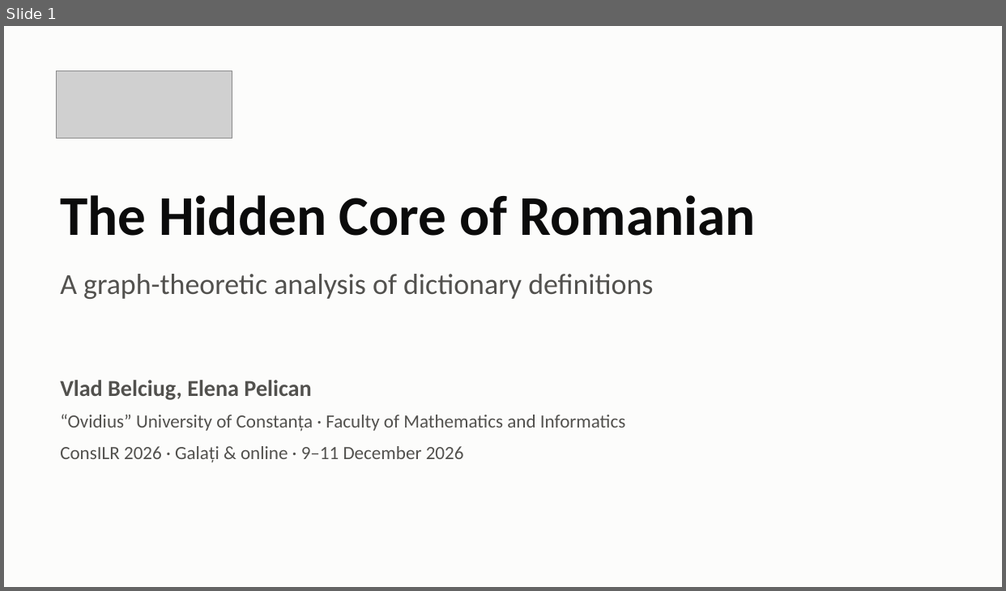
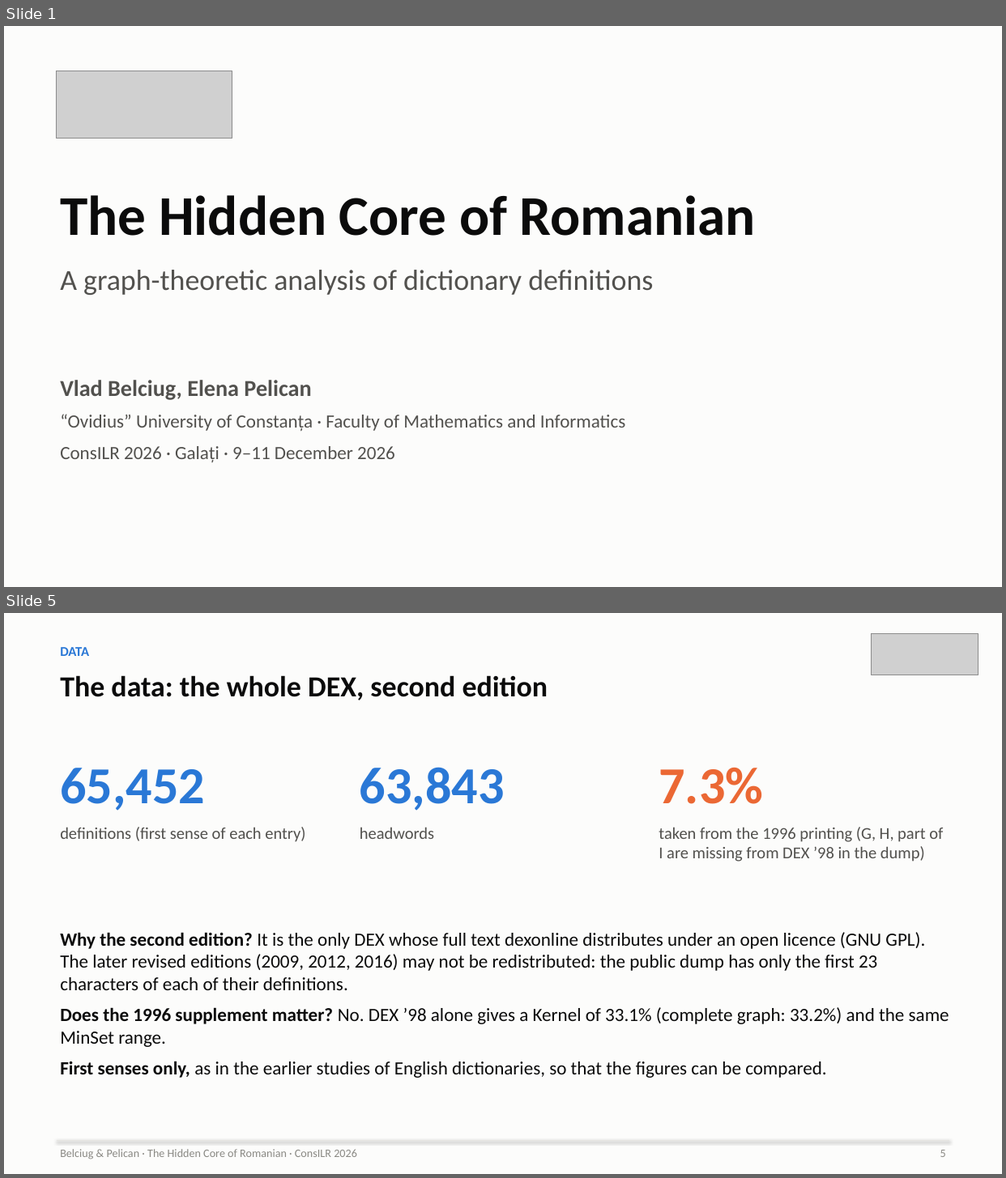
Before and after one commit to ovladon/hidden-core-romanian, a slide deck: slides/HiddenCore_ConsILR2026.pptx. Shown one above the other, each under a label of ours: slide 1 before the commit, slides 1 and 5 after it; the slides between them are not shown. The pictures are 1006x591 and 1006x1178 pixels, drawn with LibreOffice and Linux fonts; fonts in the diff are those of the drawing; grey boxes stand for pictures. Boxes give left, top, right and bottom in pixels: in the first picture for what was removed or moved away, otherwise in the second. Text is boxed around its words. In the diff, an @@ line names an element or a change of style, - is before the commit and + after.

```diff
--- a/slides/HiddenCore_ConsILR2026.pptx
+++ b/slides/HiddenCore_ConsILR2026.pptx
@@ slide 5 added at (x1=4, y1=613, x2=1002, y2=1174), background #FCFCFB @@
@@ picture added at (x1=871, y1=634, x2=978, y2=675) @@
@@ text added at (x1=60, y1=647, x2=89, y2=656), 13 pt, text #2A78D6, bold @@
+DATA
@@ text added at (x1=60, y1=675, x2=548, y2=700), 28 pt, text #0B0B0B, bold @@
+The data: the whole DEX, second edition
@@ text added at (x1=60, y1=768, x2=205, y2=811), 50 pt, text #2A78D6, bold @@
+65,452
@@ text added at (x1=360, y1=767, x2=505, y2=811), 50 pt, text #2A78D6, bold @@
+63,843
@@ text added at (x1=658, y1=767, x2=763, y2=804), 50 pt, text #EB6834, bold @@
+7.3%
@@ text added at (x1=60, y1=827, x2=305, y2=842), 16 pt, text #52514E @@
+definitions (first sense of each entry)
@@ text added at (x1=360, y1=827, x2=434, y2=839), 16 pt, text #52514E @@
+headwords
@@ text added at (x1=658, y1=827, x2=943, y2=862), 16 pt, text #52514E @@
+taken from the 1996 printing (G, H, part of I are missing from DEX ’98 in the dump)
@@ text added at (x1=60, y1=932, x2=949, y2=1078), 18 pt, text #0B0B0B @@
+Why the second edition? It is the only DEX whose full text dexonline distributes under an open licence (GNU GPL). The later revised editions (2009, 2012, 2016) may not be redistributed: the public dump has only the first 23 characters of each of their definitions.
+Does the 1996 supplement matter? No. DEX ’98 alone gives a Kernel of 33.1% (complete graph: 33.2%) and the same MinSet range.
+First senses only, as in the earlier studies of English dictionaries, so that the figures can be compared.
@@ line added from (57, 1141) to (949, 1141), #E6E5E1 0.75 pt @@
@@ text added at (x1=60, y1=1149, x2=357, y2=1160), 11 pt, text #8A8984 @@
+Belciug & Pelican · The Hidden Core of Romanian · ConsILR 2026
@@ text added at (x1=940, y1=1150, x2=946, y2=1157), 11 pt, text #8A8984 @@
+5
@@ slide 1 changed as well @@
@@ text "A graph-theoretic analysis of dictionary ..." moved from (x1=60, y1=274, x2=653, y2=299) to (x1=60, y1=270, x2=653, y2=295) @@
@@ text at (x1=60, y1=446, x2=395, y2=463): text changed @@
-ConsILR 2026 · Galați & online · 9–11 December 2026
+ConsILR 2026 · Galați · 9–11 December 2026
```
Also in this commit, not shown: 10 other slides changed, 9 other slides added, 4 slides removed, 2 other files.
